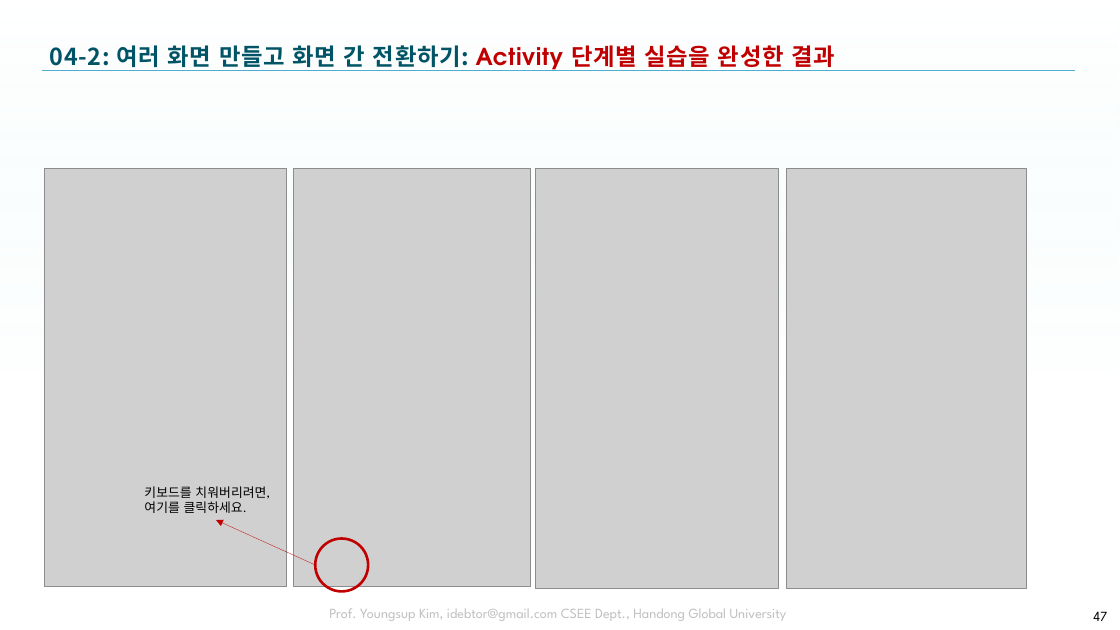
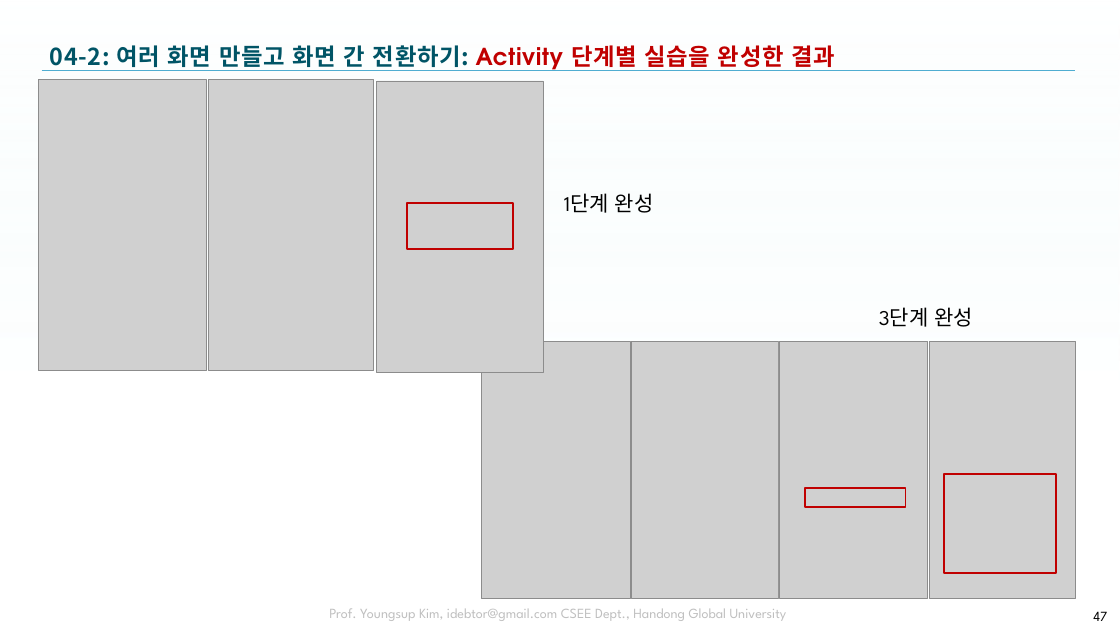
Before and after one commit to tae7841/HuStarAS, a slide deck: slide 47 of ppts/04Activity.pptx. Drawn at 1120x630 pixels with LibreOffice and Linux fonts; fonts in the diff are those of the drawing; grey boxes stand for pictures; background and template pictures are left out. Boxes give left, top, right and bottom in pixels: in the first picture for what was removed or moved away, otherwise in the second. Text is boxed around its words. In the diff, an @@ line names an element or a change of style, - is before the commit and + after.

```diff
--- a/ppts/04Activity.pptx
+++ b/ppts/04Activity.pptx
@@ picture: place and size @@
-picture at box(45, 169, 286, 586)
+picture at box(39, 80, 207, 371)
@@ picture: place and size @@
-picture at box(293, 169, 530, 586)
+picture at box(208, 80, 374, 371)
@@ picture: place and size @@
-picture at box(787, 169, 1027, 588)
+picture at box(377, 81, 544, 372)
@@ picture removed at box(536, 169, 779, 588) @@
@@ rectangle added at box(408, 203, 513, 250), outline #C00000 1.5 pt @@
@@ text added at box(564, 193, 654, 213), 18 pt, text #000000 @@
+1단계 완성
@@ text added at box(879, 307, 973, 327), 18 pt, text #000000 @@
+3단계 완성
@@ picture added at box(481, 341, 630, 598) @@
@@ picture added at box(631, 342, 778, 598) @@
@@ picture added at box(779, 341, 928, 598) @@
@@ picture added at box(929, 341, 1076, 598) @@
@@ rectangle added at box(944, 474, 1056, 573), outline #C00000 1.5 pt @@
@@ text removed at box(144, 486, 270, 513) @@
-키보드를 치워버리려면,
-여기를 클릭하세요.
@@ rectangle added at box(805, 488, 906, 507), outline #C00000 1.5 pt @@
@@ arrow removed from (315, 565) to (216, 520) @@
@@ ellipse removed at box(315, 539, 368, 592) @@
```
